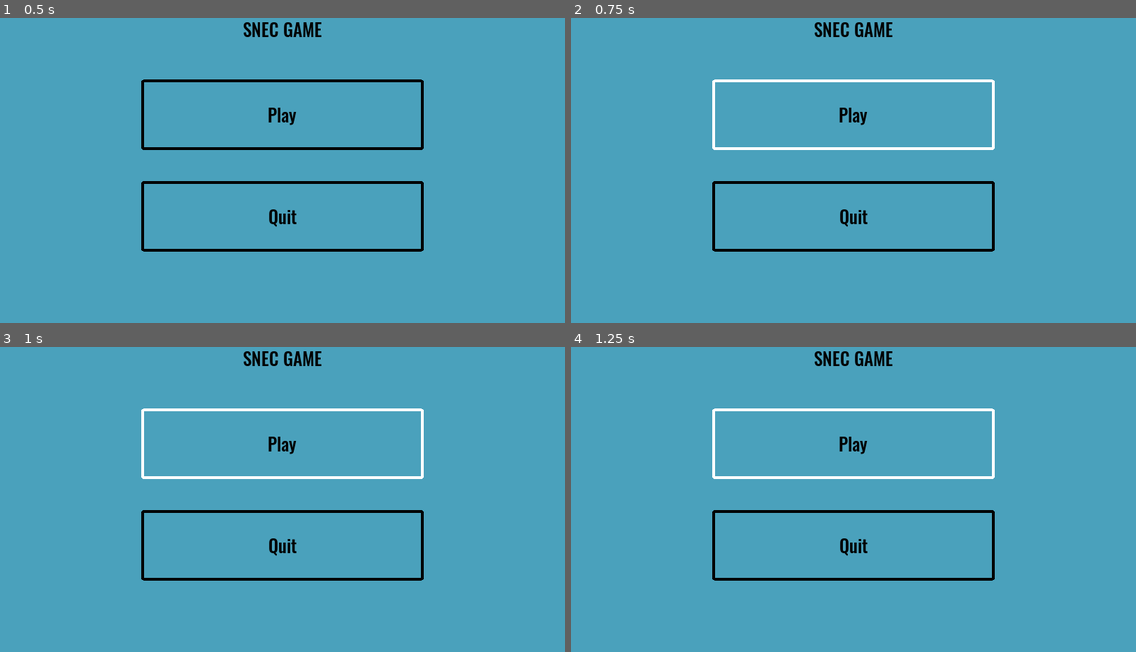
Above: before the commit, frames 1-4 (two rows, left to right).
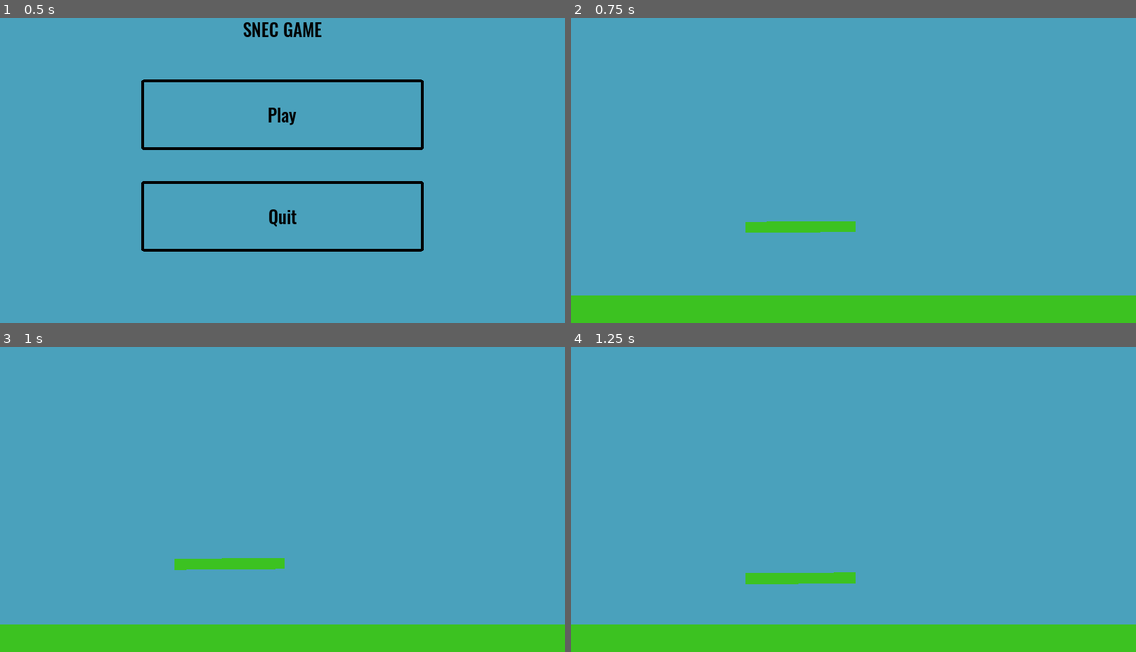
Above: after the commit, the same moments.

Repository: taylorhansen/snek-game
Game: Godot game, scene res://menus/MainMenu.tscn
The game is run twice, just before and just after one commit, with the same random seed, the same clock (stepped at 60 frames per second) and the same inputs.
Inputs:
- Up to frame 1 (0.5 s): no input
- Up to frame 2 (0.75 s): click "Play" at 0.5 s
- Up to frame 3 (1 s): no input
- Up to frame 4 (1.25 s): no input

Frame 1 is identical in both runs. In frame 2, 13% of the frame differs, in the area x 0-100%, y 1-100%; in frame 3, 13%; in frame 4, 13%.
Error before the commit: Parse Error: Can't preload resource at path: res://world/World.tscn (res://menus/MainMenu.gd:4)

Commit message:
Add test ball

Diff:
--- /dev/null
+++ b/ball/Ball.tscn
@@ -0,0 +1,13 @@
+[gd_scene load_steps=3 format=2]
+
+[ext_resource path="res://ball/ball.png" type="Texture" id=1]
+
+[sub_resource type="CircleShape2D" id=1]
+
+[node name="Ball" type="RigidBody2D"]
+
+[node name="Sprite" type="Sprite" parent="."]
+texture = ExtResource( 1 )
+
+[node name="CollisionShape2D" type="CollisionShape2D" parent="."]
+shape = SubResource( 1 )
--- a/world/World.tscn
+++ b/world/World.tscn
@@ -1,13 +1,14 @@
-[gd_scene load_steps=8 format=2]
+[gd_scene load_steps=9 format=2]
 
 [ext_resource path="res://world/World.gd" type="Script" id=1]
 [ext_resource path="res://snake/Snake.tscn" type="PackedScene" id=2]
 [ext_resource path="res://world/tree.png" type="Texture" id=3]
-[ext_resource path="res://menus/theme.tres" type="Theme" id=4]
-[ext_resource path="res://world/PauseMenu.gd" type="Script" id=5]
+[ext_resource path="res://ball/Ball.tscn" type="PackedScene" id=4]
+[ext_resource path="res://theme/theme.tres" type="Theme" id=5]
+[ext_resource path="res://world/PauseMenu.gd" type="Script" id=6]
 
 [sub_resource type="RectangleShape2D" id=1]
-extents = Vector2( 1024, 25 )
+extents = Vector2( 2048, 25 )
 
 [sub_resource type="RectangleShape2D" id=2]
 extents = Vector2( 10, 1024 )
@@ -22,7 +23,7 @@
 [node name="Grass" type="StaticBody2D" parent="." groups=[
 "wall",
 ]]
-position = Vector2( 1024, 575 )
+position = Vector2( 2048, 575 )
 __meta__ = {
 "_edit_group_": true
 }
@@ -32,7 +33,7 @@
 
 [node name="Polygon2D" type="Polygon2D" parent="Grass"]
 color = Color( 0.239216, 0.764706, 0.133333, 1 )
-polygon = PoolVector2Array( -1024, 25, -1024, -25, 1024, -25, 1024, 25 )
+polygon = PoolVector2Array( -2048, 25, -2048, -25, 2048, -25, 2048, 25 )
 
 [node name="InvisibleBarrier" type="StaticBody2D" parent="."]
 editor/display_folded = true
@@ -60,6 +61,9 @@
 build_mode = 1
 polygon = PoolVector2Array( -106.2, 351.142, 87.5664, 345.14, 45.5551, 317.704, 44.6977, 214.819, 45.5551, 135.94, 54.1 …(946 unchanged characters)…
 
+[node name="Ball" parent="." instance=ExtResource( 4 )]
+position = Vector2( 2999.95, 502.589 )
+
 [node name="CanvasLayer" type="CanvasLayer" parent="."]
 pause_mode = 2
 
@@ -67,8 +71,8 @@
 visible = false
 anchor_right = 1.0
 anchor_bottom = 1.0
-theme = ExtResource( 4 )
-script = ExtResource( 5 )
+theme = ExtResource( 5 )
+script = ExtResource( 6 )
 
 [node name="Label" type="Label" parent="CanvasLayer/PauseMenu"]
 anchor_left = 0.5
Binary file added: ball/ball.png
Not shown, added: ball/ball.png.import
Not shown, added: ball/ball.xcf
